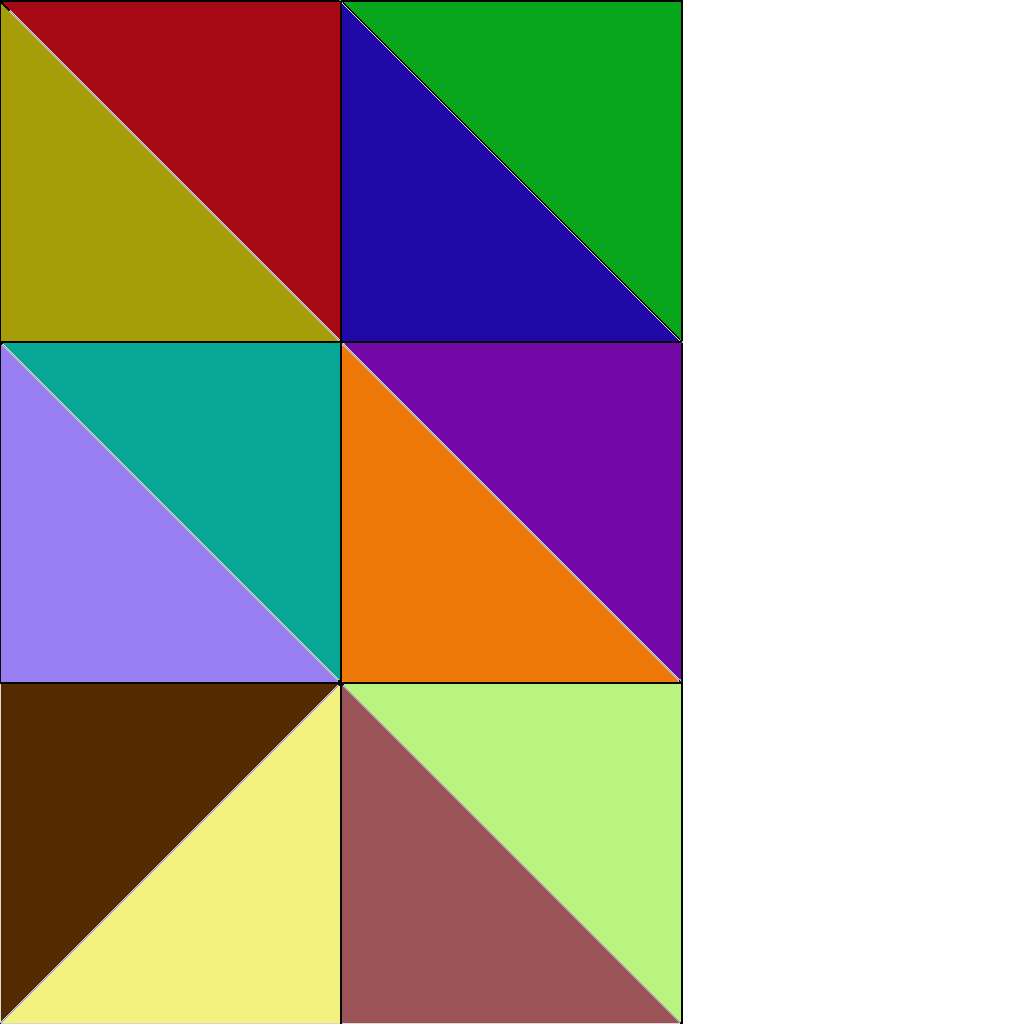
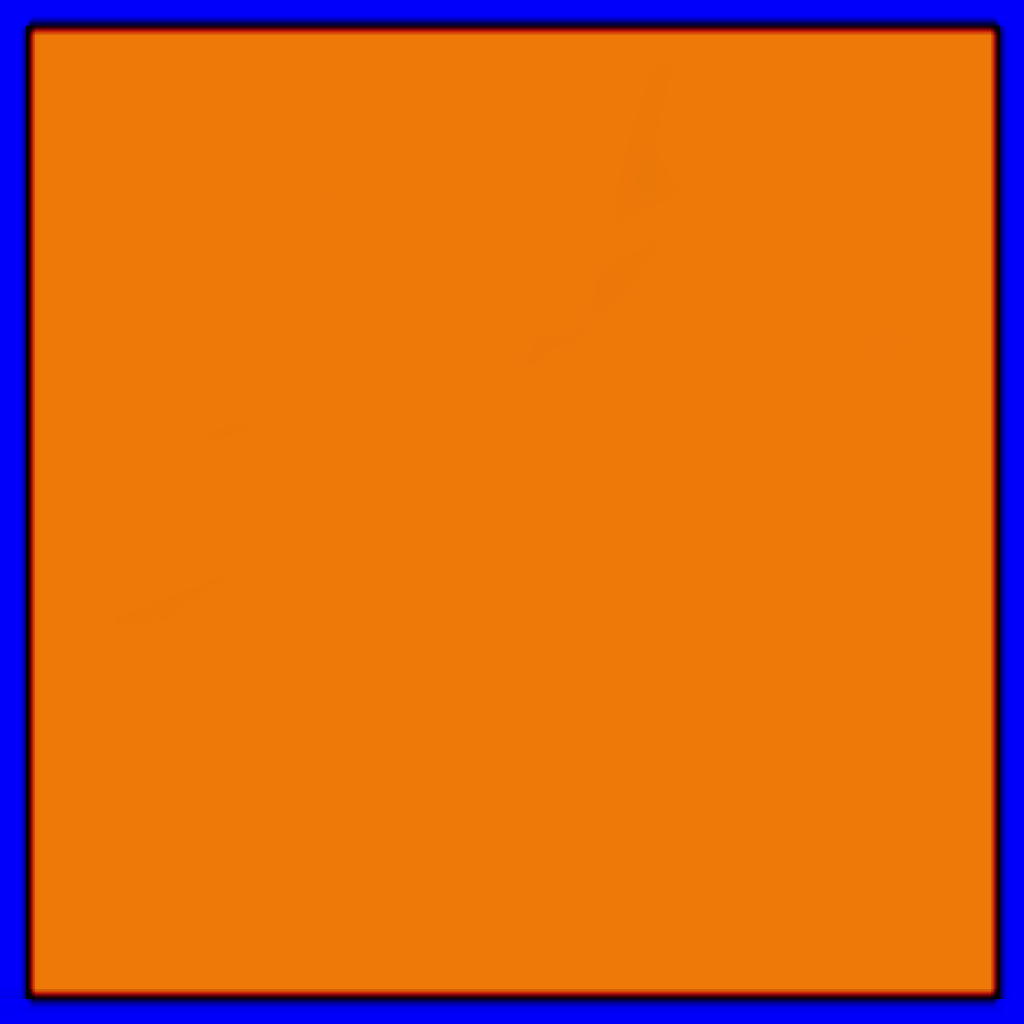
Revision of a layered 1024 × 1024 image; what changed, layer by layer:
added layer "Pasted Layer" above "Layer" over box(0, 0, 1024, 1024)
hid "cubeuvs.png" over box(0, 0, 1024, 1024)
